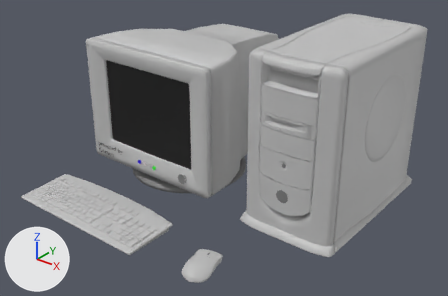
The glTF model public/models/PC.glb as it was, and as the next commit left it.
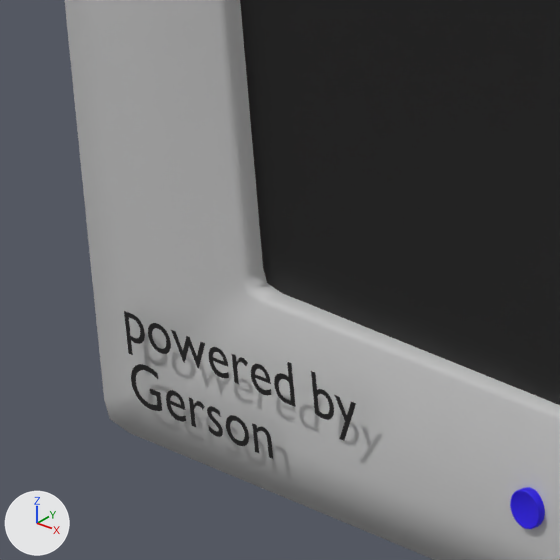
Old and new are each drawn whole from a camera (50 mm lens) standing at (17.29, -21.75, 14.1) and looking at (1.87, -2.47, 2.14) and again close up on the part from 19% to 32% of the width and 37% to 56% of the height. Lighting does not change. The marker at lower left points along +X, +Y and +Z. Where no turn or scale is listed for an object, it has been applied to the vertices. Vertices at the same position are counted once.

Objects in the first close-up: 'Circle.005', 'Plane.001', 'Screen', 'Text'.
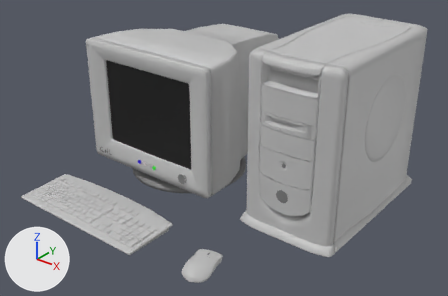
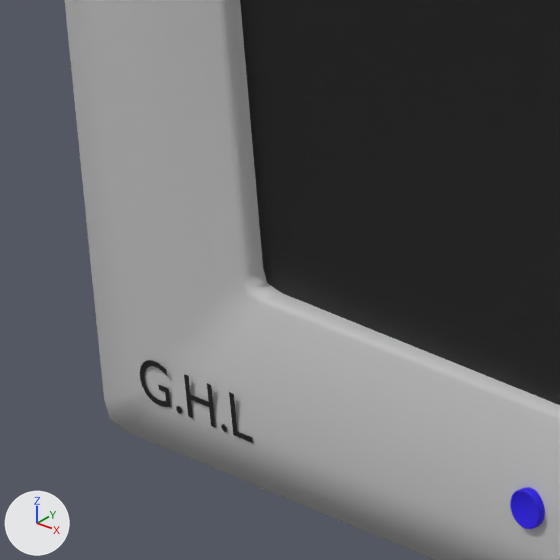
The change in detail:
me_text is used by ob_text; location (-4.822, -3.993, 0.883).
me_text had 1169 vertices, 1155 faces and spanned x 0.02..1.7, y 0.0, z -0.35..0.24.
me_text now has 216 vertices, 206 faces and spans x 0.02..0.84, y 0.0, z -0.35..-0.11.
me_text part 1: 10 loose pieces with 683 vertices, spanning x 0.02..1.7, y 0.0, z -0.35..0.24, are deleted.
me_text part 2: 6 vertices moved from x 0.61..0.72, y 0.0, z -0.35..-0.31 to x 0.61..0.69, y 0.0, z -0.35..-0.32; 363 vertices removed from x 0.27..0.88, y 0.0, z -0.35..-0.19; 93 vertices added at x 0.28..0.84, y 0.0, z -0.35..-0.11.
Object 'Text' (ob_text) moves from (-4.822, -3.993, 0.883) to (-4.822, -3.936, 0.883).

Location of each change, (x1, y1, x2, y2) in pixels of the close-ups (560 x 560 px):
'Text', reshaped, moved (51% narrower, 44% shorter)
    before: (124, 311, 356, 459)
    after: (140, 360, 253, 443)
part 1 of me_text, deleted (black)
    before: (124, 311, 356, 459)
part 2 of me_text, cut back
    before: (166, 390, 249, 446)
    after: (176, 374, 253, 443)
